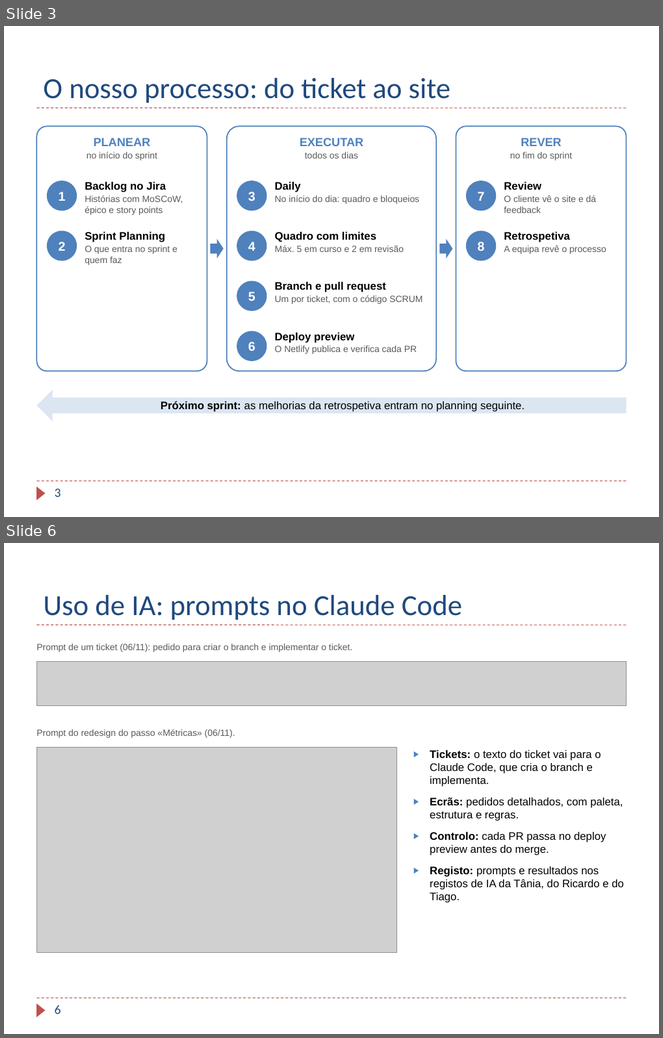
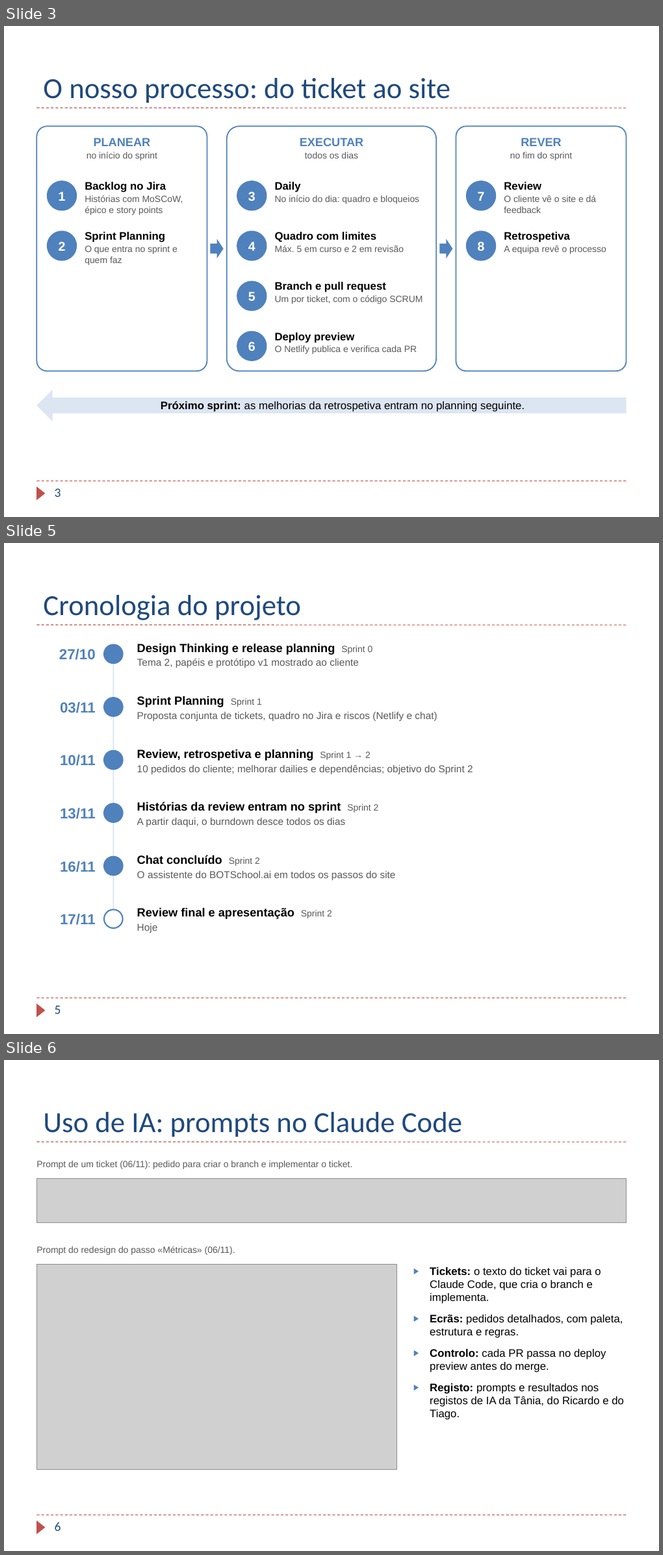
Before and after one commit to TaniaBmGuedes/MDS-TP4, a slide deck: entrega/07_Apresentacao_Final.pptx. Shown one above the other, each under a label of ours: slides 3 and 6 before the commit, slides 3, 5 and 6 after it; the slides between them are not shown. The pictures are 663x1038 and 663x1555 pixels, drawn with LibreOffice and Linux fonts; fonts in the diff are those of the drawing; grey boxes stand for pictures; background and template pictures are left out. Boxes give left, top, right and bottom in pixels: in the first picture for what was removed or moved away, otherwise in the second. Text is boxed around its words. In the diff, an @@ line names an element or a change of style, - is before the commit and + after.

Commit message:
Apresentação: cartão bloqueado igual aos do Jira e cronologia do projeto em vez dos testes

```diff
--- a/entrega/07_Apresentacao_Final.pptx
+++ b/entrega/07_Apresentacao_Final.pptx
@@ slide 5 added at [4,543,659,1034], background #FFFFFF; not listed: 3 template elements that a slide beside it also shows @@
@@ title added at [43,595,301,620], 32 pt, text #1F497D @@
+Cronologia do projeto
@@ text added at [59,649,96,660], 16 pt, text #4F81BD, bold @@
+27/10
@@ ellipse added at [104,644,122,663], fill #4F81BD, outline #4F81BD 1.5 pt @@
@@ rectangle added at [113,654,114,920], fill #DCE6F2 @@
@@ text added at [137,643,373,668], 11 pt, text #595959 @@
+Design Thinking e release planning Sprint 0
+Tema 2, papéis e protótipo v1 mostrado ao cliente
@@ ellipse added at [104,698,122,716], fill #4F81BD, outline #4F81BD 1.5 pt @@
@@ text added at [137,696,437,721], 11 pt, text #595959 @@
+Sprint Planning Sprint 1
+Proposta conjunta de tickets, quadro no Jira e riscos (Netlify e chat)
@@ text added at [60,702,96,713], 16 pt, text #4F81BD, bold @@
+03/11
@@ text added at [60,755,96,766], 16 pt, text #4F81BD, bold @@
+10/11
@@ ellipse added at [104,751,122,769], fill #4F81BD, outline #4F81BD 1.5 pt @@
@@ text added at [137,749,473,774], 11 pt, text #595959 @@
+Review, retrospetiva e planning Sprint 1 → 2
+10 pedidos do cliente; melhorar dailies e dependências; objetivo do Sprint 2
@@ text added at [60,808,96,819], 16 pt, text #4F81BD, bold @@
+13/11
@@ ellipse added at [104,804,122,822], fill #4F81BD, outline #4F81BD 1.5 pt @@
@@ text added at [137,802,379,827], 11 pt, text #595959 @@
+Histórias da review entram no sprint Sprint 2
+A partir daqui, o burndown desce todos os dias
@@ text added at [60,861,96,873], 16 pt, text #4F81BD, bold @@
+16/11
@@ ellipse added at [104,857,122,875], fill #4F81BD, outline #4F81BD 1.5 pt @@
@@ text added at [137,855,396,880], 11 pt, text #595959 @@
+Chat concluído Sprint 2
+O assistente do BOTSchool.ai em todos os passos do site
@@ ellipse added at [104,910,122,928], fill #FFFFFF, outline #4F81BD 1.5 pt @@
@@ text added at [137,908,332,933], 13 pt, text #000000, bold @@
+Review final e apresentação Sprint 2
+Hoje
@@ text added at [60,914,96,925], 16 pt, text #4F81BD, bold @@
+17/11
@@ page number added at [55,1006,61,1014], 14 pt, text #1F497D @@
+5
```
Also in this commit, not shown: 1 slide changed, 1 slide removed.
